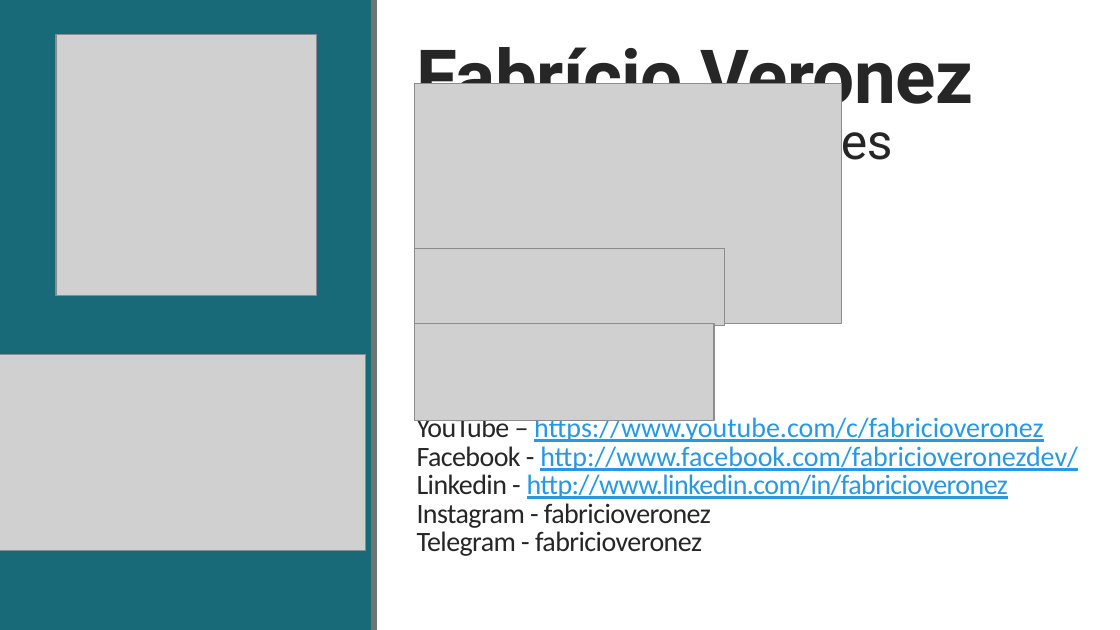
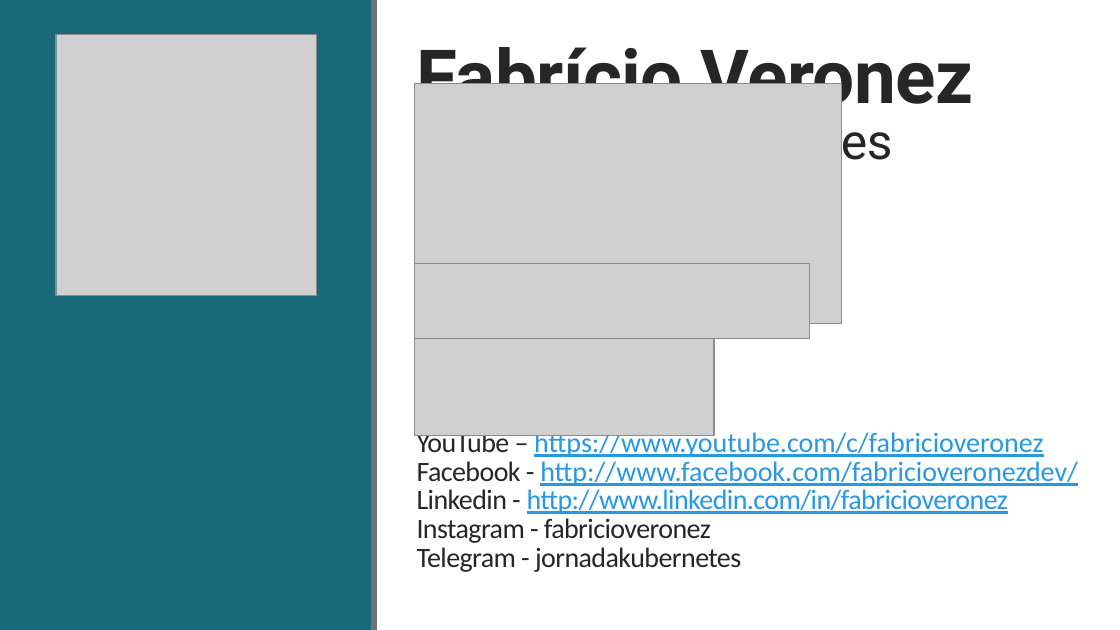
Before and after one commit to fabricioveronez/ApresentacaoAnatomiaDeployK8S, a slide deck: slide 2 of docs/AnatomiaDeployK8S.pptx. Drawn at 1120x630 pixels with LibreOffice and Linux fonts; fonts in the diff are those of the drawing; grey boxes stand for pictures. Boxes give left, top, right and bottom in pixels: in the first picture for what was removed or moved away, otherwise in the second. Text is boxed around its words. In the diff, an @@ line names an element or a change of style, - is before the commit and + after.

```diff
--- a/docs/AnatomiaDeployK8S.pptx
+++ b/docs/AnatomiaDeployK8S.pptx
@@ picture: place and size @@
-picture at (414,249,725,326)
+picture at (414,264,810,339)
@@ picture removed at (0,354,365,550) @@
@@ picture: place and size @@
-picture at (414,324,713,420)
+picture at (414,338,713,435)
@@ text "YouTube – https://www.youtube.com/c/fabricioveronez Facebook ...": place and size @@
-text "YouTube – https://www.youtube.com/c/fabricioveronez Facebook ..." at (417,414,1078,556)
+text "YouTube – https://www.youtube.com/c/fabricioveronez Facebook ..." at (417,429,1078,572)
@@ text at (417,547,741,572): text changed @@
-Telegram - fabricioveronez
+Telegram - jornadakubernetes
```
Also in this commit, not shown: 2 other slides changed, 1 slide added, 5 slides removed, 12 other files.
